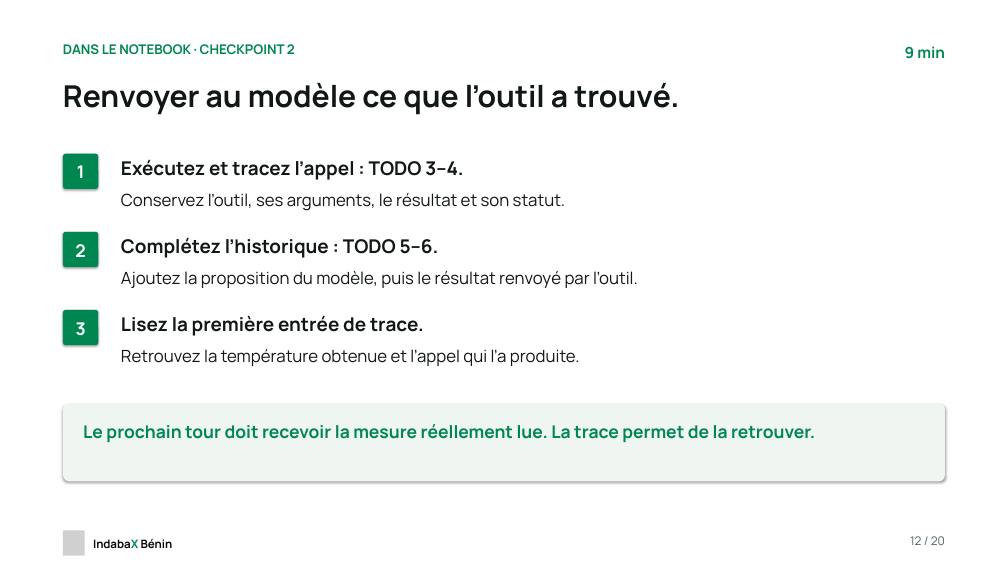
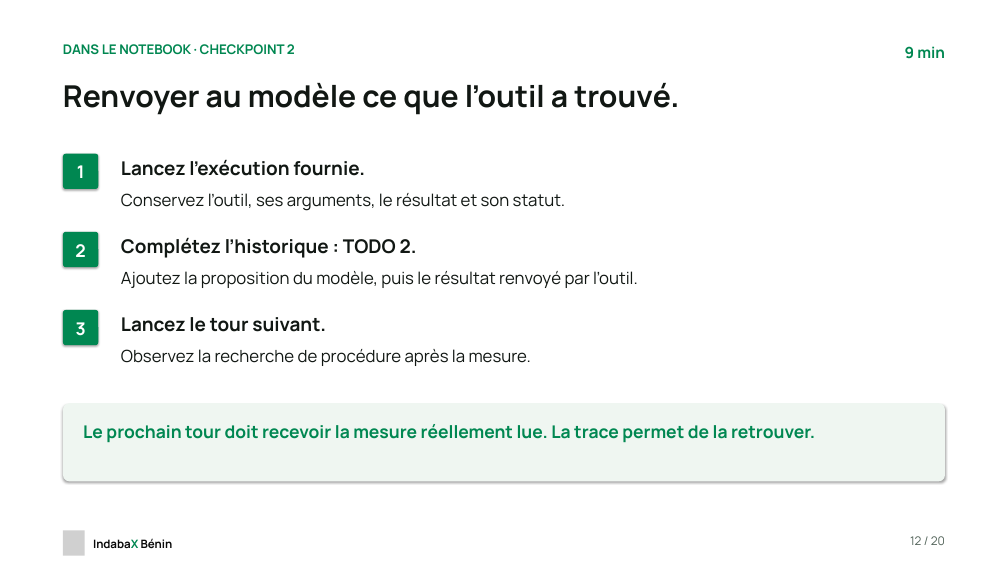
Before and after one commit to chabelbossa/indabax-reliable-ai-agents, a slide deck: slide 12 of slides/indabax-reliable-ai-agents-fr.pptx. Drawn at 1008x567 pixels with LibreOffice and Linux fonts; fonts in the diff are those of the drawing; grey boxes stand for pictures. Boxes give left, top, right and bottom in pixels: in the first picture for what was removed or moved away, otherwise in the second. Text is boxed around its words. In the diff, an @@ line names an element or a change of style, - is before the commit and + after.

```diff
--- a/slides/indabax-reliable-ai-agents-fr.pptx
+++ b/slides/indabax-reliable-ai-agents-fr.pptx
@@ text at (121,160,365,176): text changed @@
-Exécutez et tracez l’appel : TODO 3–4.
+Lancez l’exécution fournie.
@@ text at (121,238,417,258): text changed @@
-Complétez l’historique : TODO 5–6.
+Complétez l’historique : TODO 2.
@@ text at (121,317,326,332): text changed @@
-Lisez la première entrée de trace.
+Lancez le tour suivant.
@@ text at (121,349,531,366): text changed @@
-Retrouvez la température obtenue et l’appel qui l’a produite.
+Observez la recherche de procédure après la mesure.
```
Also in this commit, not shown: 3 other slides changed, 18 other files.
